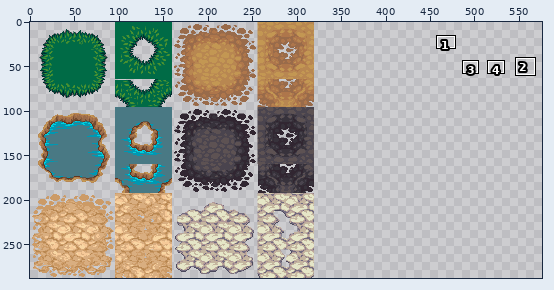
A sprite sheet gets an edit: roadin_texture.png. Above: a wide view before the commit, with the close-up outlined.
Close-up. As it was:
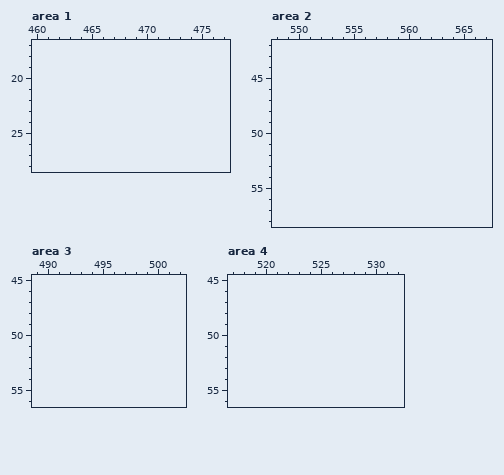
The file is 320x288 pixels. Colours within 5 levels of each other are drawn and written as one. Shown: area 1: x 460..477, y 17..28; area 2: x 548..567, y 42..58; area 3: x 489..502, y 45..56; area 4: x 517..532, y 45..56. The old version is drawn lined up with the new one, on the new canvas. The commit also changed other parts of the picture, which this record leaves out.
Now the later version:
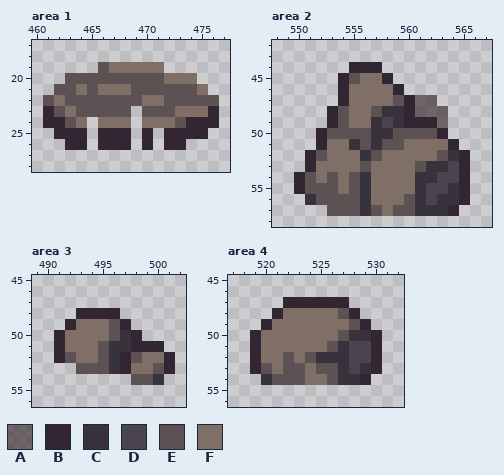
Palette (. is transparent): A #2f202599  B #312631  C #37323b  D #4a444e  E #5d5253  F #806f66
The edit:
canvas 320x288 -> 576x288
--- area 1
@@ x 460..477 @@
 18 ..................
-19 ..................
-20 ..................
-21 ..................
-22 ..................
-23 ..................
-24 ..................
-25 ..................
-26 ..................
+19 ......EFFFFF......
+20 ...EEEEEEEEEFFF...
+21 ..EEFEFFFEEEEEEF..
+22 .EFEEEEEEEFFEEEEE.
+23 .BEFEEEEE.EEEFFFB.
+24 .BBEF.FFF.FFFEBBB.
+25 ..BBB.BBB.B.BBBB..
+26 ...BB.BBB.B.BB....
 27 ..................
--- area 2
@@ x 548..567 @@
 43 ....................
-44 ....................
-45 ....................
-46 ....................
-47 ....................
-48 ....................
-49 ....................
-50 ....................
-51 ....................
-52 ....................
-53 ....................
-54 ....................
-55 ....................
-56 ....................
-57 ....................
+44 .......BBB..........
+45 ......BEFFB.........
+46 ......BFFFFB........
+47 ......BFFFFEBAA.....
+48 .....BEFFECCBAAA....
+49 .....BEFFCDCBBBA....
+50 ....BEEEECCEEEEB....
+51 ....BFFCECEEFFFFB...
+52 ...BEFFFCEFFFFFECB..
+53 ...BFFFFEFFFFECCDB..
+54 ..BEFEFECFFFFCCDDB..
+55 ..BEEEFECFFFFCDDCB..
+56 ...CEEEECFFFECDCCB..
+57 .....EEECEFEECCCB...
 58 ....................
--- area 3
@@ x 489..502 @@
 47 ..............
-48 ..............
-49 ..............
-50 ..............
-51 ..............
-52 ..............
-53 ..............
-54 ..............
+48 ....BBBB......
+49 ...BFFFEB.....
+50 ..BFFFFECB....
+51 ..BFFFECCBBB..
+52 ..BEFFECBEFFB.
+53 ....EEECBFFEB.
+54 .........EEC..
 55 ..............
--- area 4
@@ x 517..532 @@
 46 ................
-47 ................
-48 ................
-49 ................
-50 ................
-51 ................
-52 ................
-53 ................
-54 ................
+47 .....BBBBBB.....
+48 ....BFFFFFEB....
+49 ...BFFFFFFFEB...
+50 ..BFFFFFFFECCB..
+51 ..BFFFFFFECDDB..
+52 ..BFFEFECCCDDB..
+53 ..BEFEEFEECDCB..
+54 ...CEEEFFECCB...
 55 ................
Changed places in both close-ups, as pixel boxes (x1, y1, x2, y2):
added: (43, 62, 219, 150)
added: (294, 62, 470, 216)
added: (54, 308, 175, 385)
added: (250, 297, 382, 385)
